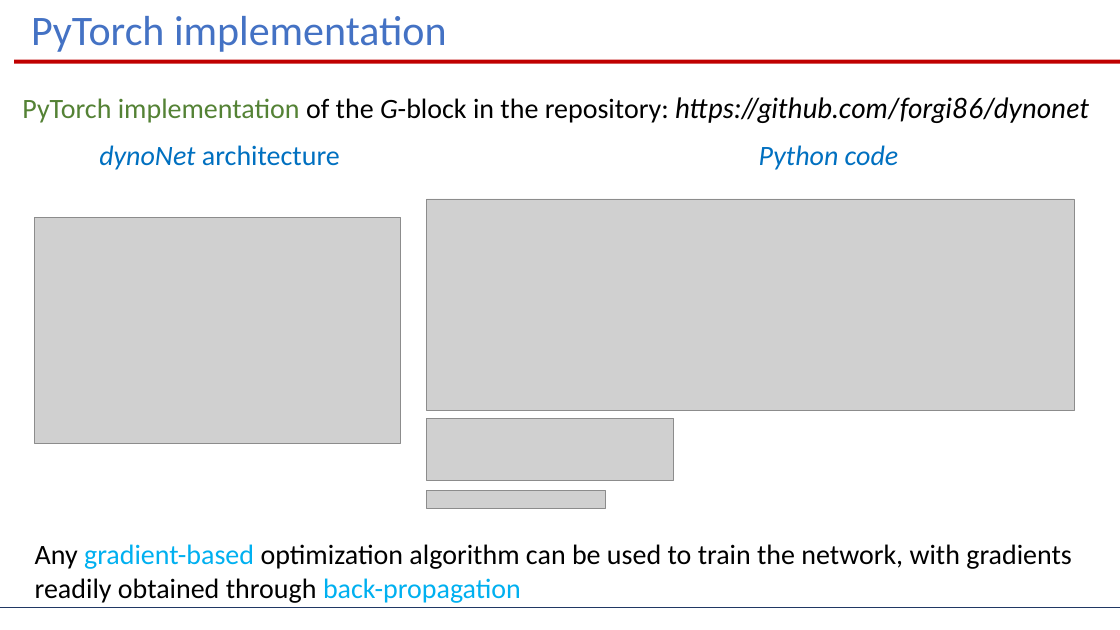
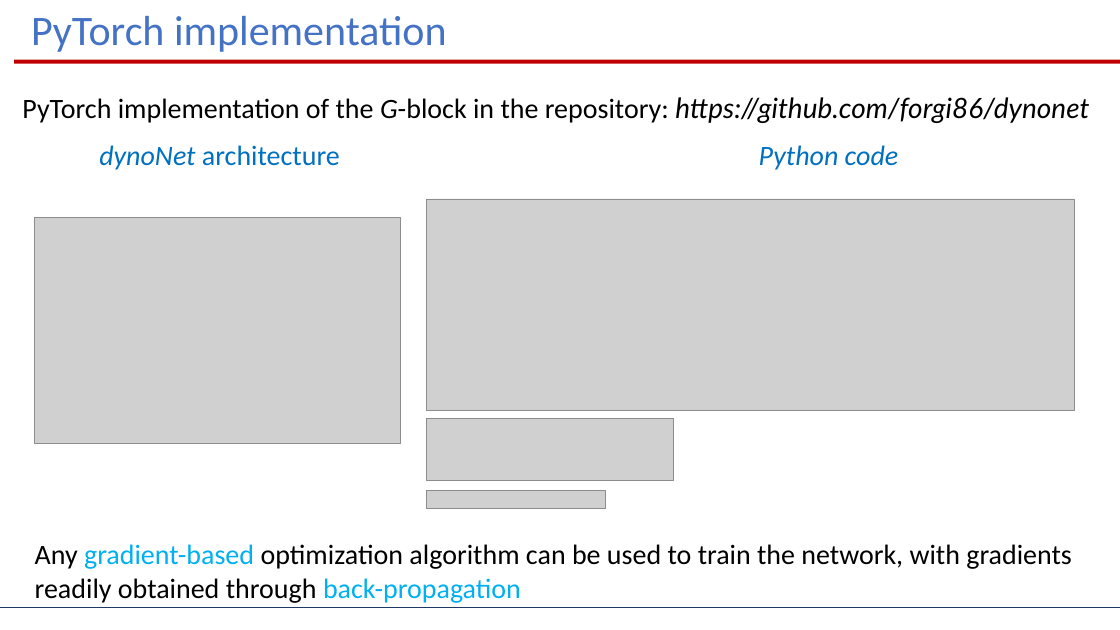
Before and after one commit to PatrykBBB/dl-sysid-eeci2025, a slide deck: slide 11 of lessons/05_dynonet/dynoNet.pptx. Drawn at 1120x630 pixels with LibreOffice and Linux fonts; fonts in the diff are those of the drawing; grey boxes stand for pictures. Boxes give left, top, right and bottom in pixels: in the first picture for what was removed or moved away, otherwise in the second. Text is boxed around its words. In the diff, an @@ line names an element or a change of style, - is before the commit and + after.

Commit message:
final fix dynonet

```diff
--- a/lessons/05_dynonet/dynoNet.pptx
+++ b/lessons/05_dynonet/dynoNet.pptx
@@ text "PyTorch implementation of the G-block ..." at [22,97,1089,123]: text colour #548235 to #000000 in "PyTorch implementation" @@
```
Also in this commit, not shown: 3 other slides changed, 1 other file.
